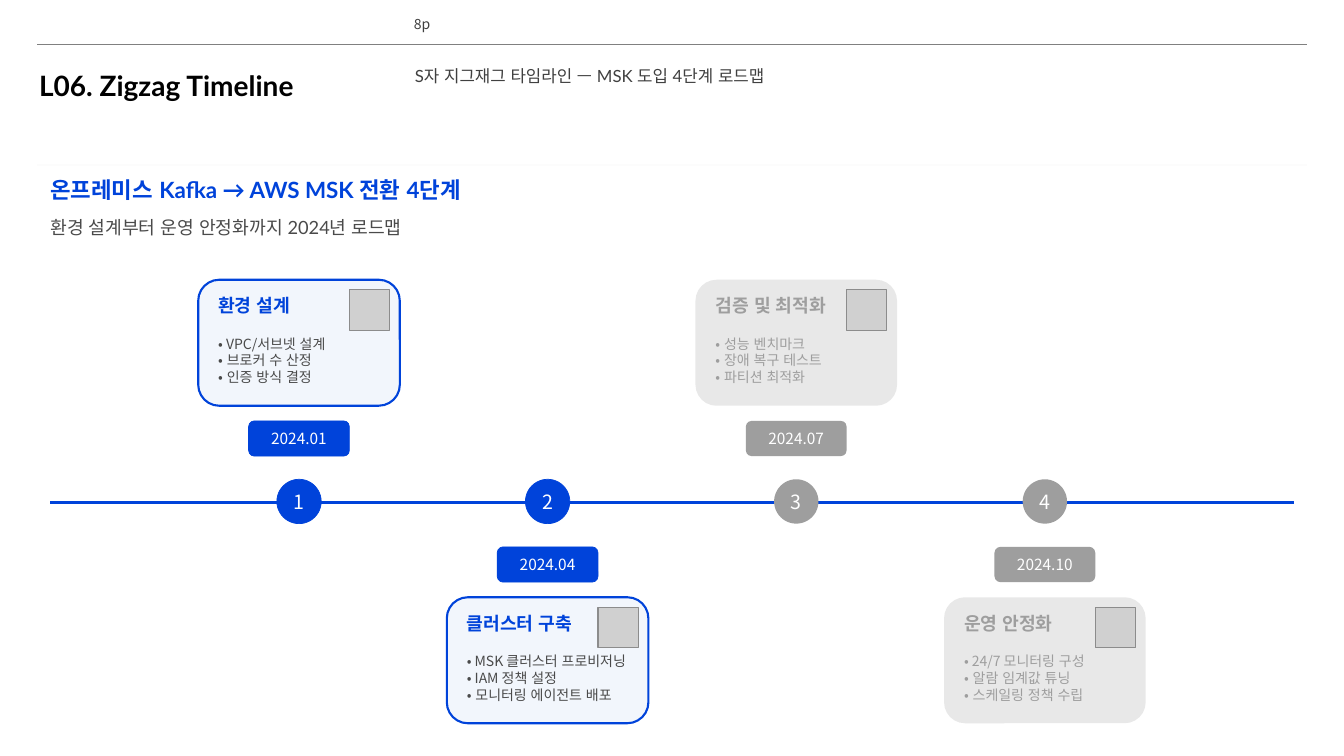
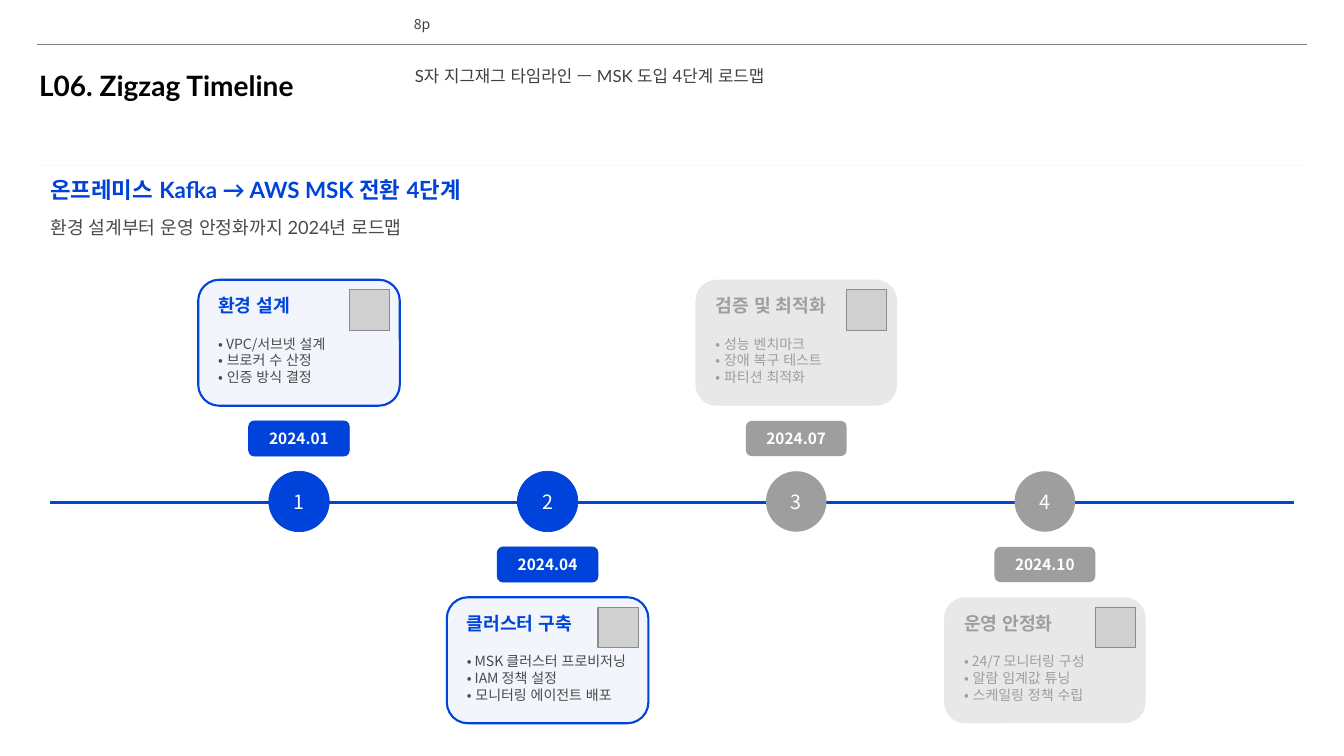
Before and after one commit to lhs6395-hslee/project-steer, a slide deck: slide 8 of results/pptx/AWS_MSK_Expert_Intro.pptx. Drawn at 1344x756 pixels with LibreOffice and Linux fonts; fonts in the diff are those of the drawing; grey boxes stand for pictures; background and template pictures are left out. Boxes give left, top, right and bottom in pixels: in the first picture for what was removed or moved away, otherwise in the second. Text is boxed around its words. In the diff, an @@ line names an element or a change of style, - is before the commit and + after.

```diff
--- a/results/pptx/AWS_MSK_Expert_Intro.pptx
+++ b/results/pptx/AWS_MSK_Expert_Intro.pptx
@@ bold on in 4 elements at bbox=[497, 546, 598, 582], bbox=[995, 546, 1096, 582], bbox=[249, 420, 350, 456], bbox=[746, 420, 847, 456] @@
@@ ellipse "1": place and size @@
-ellipse "1" at bbox=[277, 479, 322, 523]
+ellipse "1" at bbox=[269, 471, 330, 531]
@@ ellipse "2": place and size @@
-ellipse "2" at bbox=[525, 479, 570, 523]
+ellipse "2" at bbox=[517, 471, 578, 531]
@@ ellipse "3": place and size @@
-ellipse "3" at bbox=[774, 479, 819, 523]
+ellipse "3" at bbox=[766, 471, 827, 531]
@@ ellipse "4": place and size @@
-ellipse "4" at bbox=[1023, 479, 1068, 523]
+ellipse "4" at bbox=[1015, 471, 1076, 531]
```
Also in this commit, not shown: 18 other slides changed, 3 other files.
